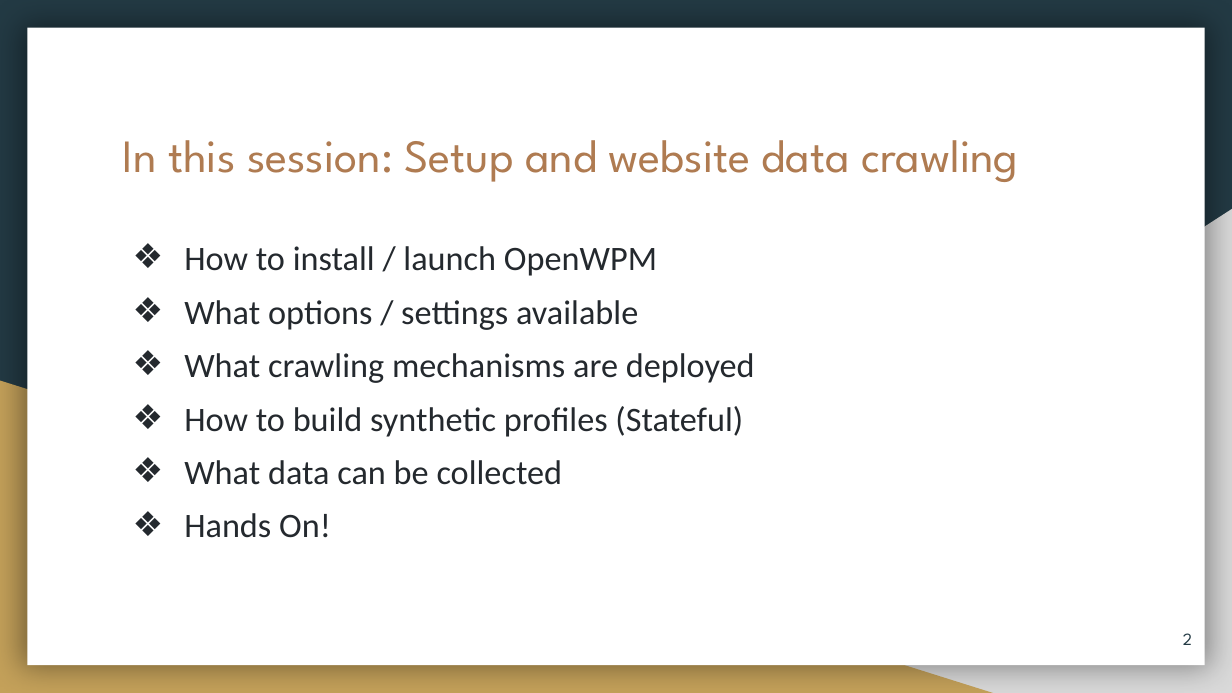
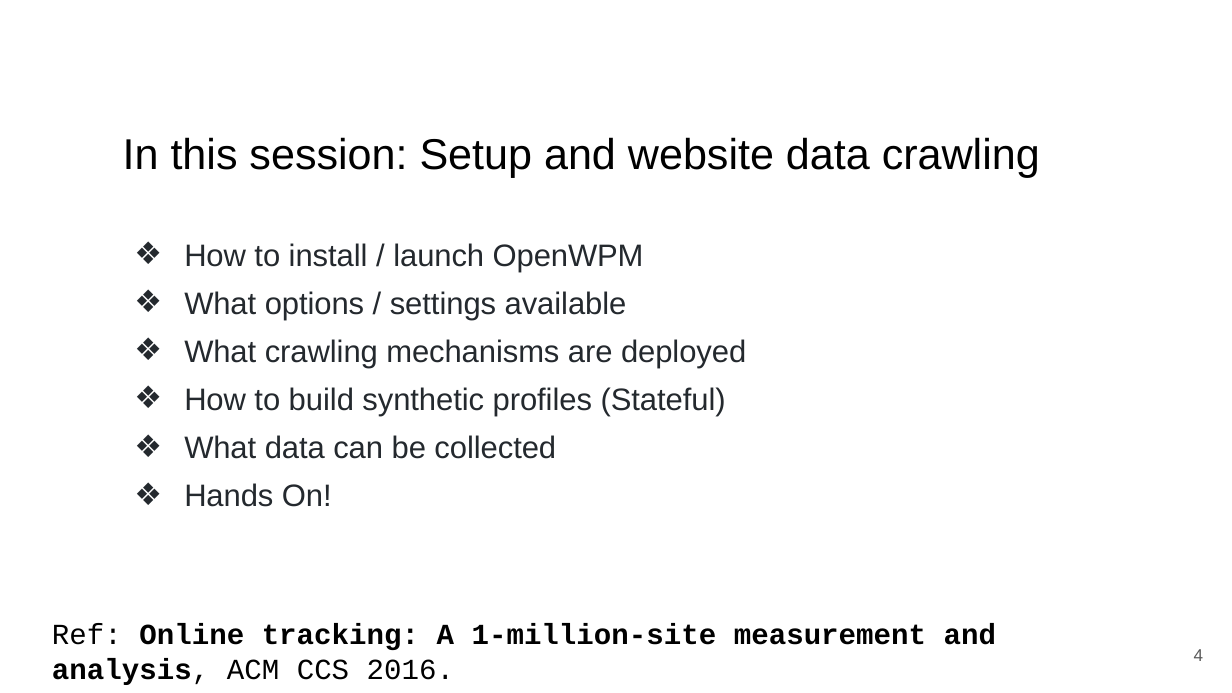
Before and after one commit to Tracking-the-trackers/Tracking-the-trackers, a slide deck: slide 4 of openWPM/Install OpenWPM.pptx (slide 2 before the commit). Drawn at 1232x693 pixels with LibreOffice and Linux fonts; fonts in the diff are those of the drawing. Boxes give left, top, right and bottom in pixels: in the first picture for what was removed or moved away, otherwise in the second. Text is boxed around its words. In the diff, an @@ line names an element or a change of style, - is before the commit and + after.

```diff
--- a/openWPM/Install OpenWPM.pptx
+++ b/openWPM/Install OpenWPM.pptx
@@ background #233A44 to #FFFFFF @@
@@ rectangle removed at bbox=[27, 28, 1205, 665] @@
@@ title "In this session: Setup and ..." at bbox=[123, 137, 1040, 177]: size 27 to 25.2 pt, font League Spartan to Arial, text colour #AF7B51 to #000000 @@
@@ right triangle removed at bbox=[483, 209, 1232, 693] @@
@@ text "How to install / launch ..." at bbox=[184, 243, 746, 507]: size 20 to 18 pt, font Calibri to Arial; indent changed @@
@@ right triangle removed at bbox=[0, 381, 993, 693] @@
@@ text added at bbox=[52, 623, 996, 685], 17 pt, text #000000, bold @@
+Ref: Online tracking: A 1-million-site measurement and analysis, ACM CCS 2016.
@@ page number removed at bbox=[1183, 633, 1192, 645] @@
-2
@@ page number added at bbox=[1194, 649, 1204, 661], 10 pt, text #595959 @@
+4
```
Also in this commit, not shown: 13 other slides changed, 4 slides added, 2 slides removed, 1 other file.
